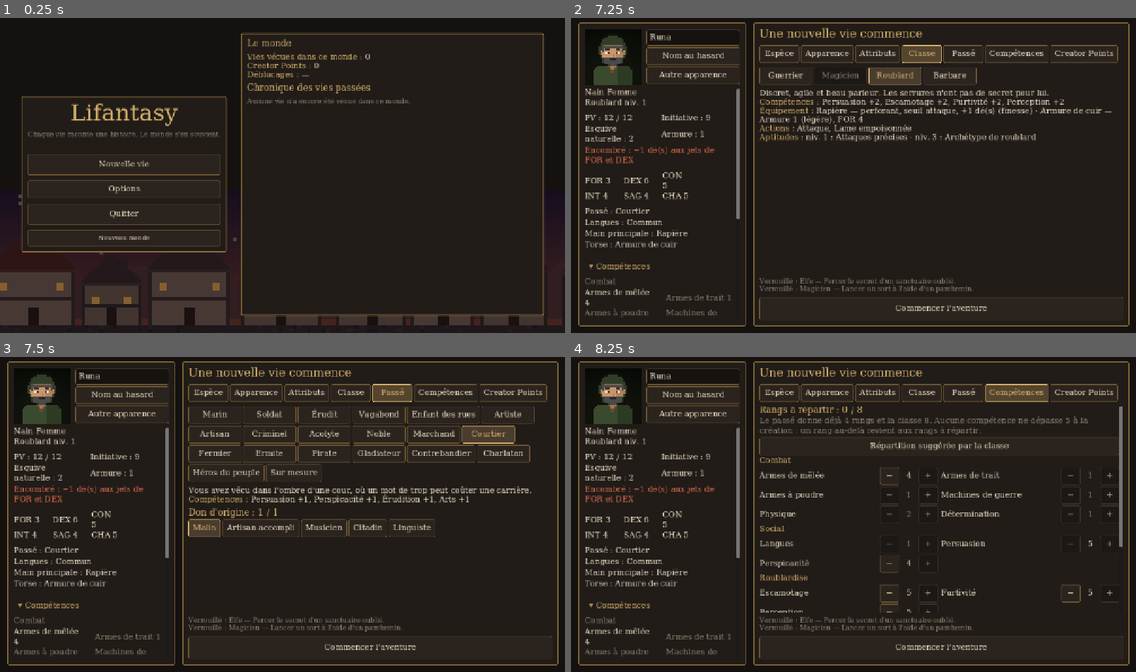
Above: before the commit, frames 1-4 (two rows, left to right).
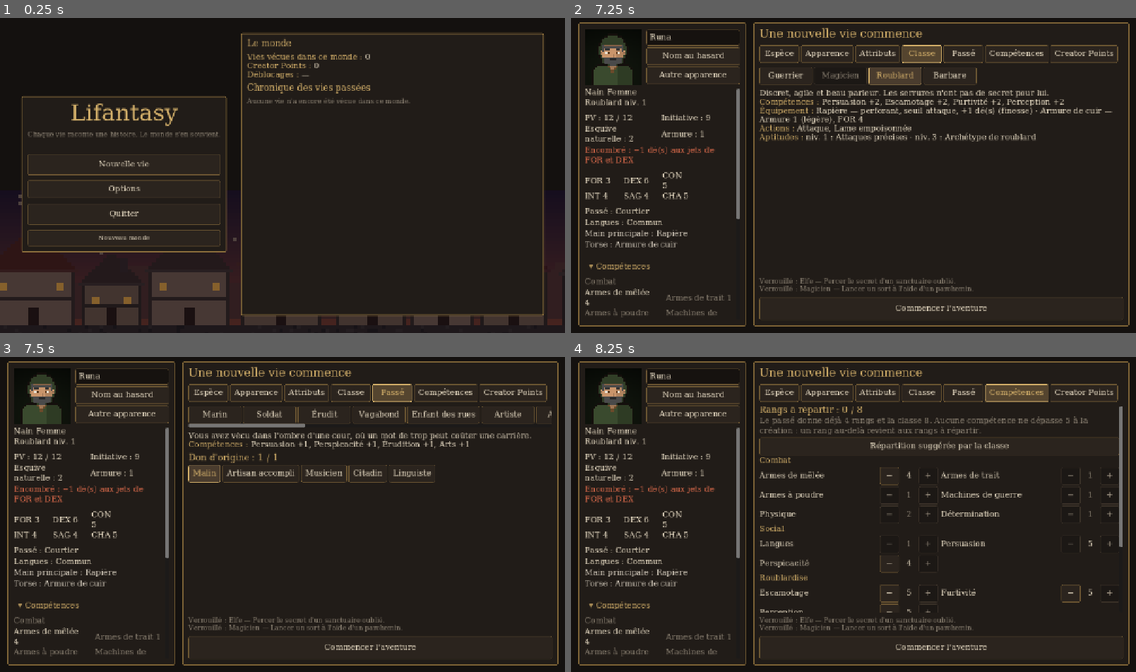
Above: after the commit, the same moments.

Repository: Zanzartiste/Smol_RPG_D10
Game: Godot game, scene res://scenes/title.tscn
Same seed, same stepped clock (60 frames per second), same inputs: the game is played once before the commit and once after it.
Inputs:
- Up to frame 1 (0.25 s): no input
- Up to frame 2 (7.25 s): click "Nouvelle vie" at 0.5 s; click "Nom au hasard" at 1.25 s; click "Autre apparence" at 2 s; click "▾ Compétences" at 2.75 s; click "▸ Compétences" at 3.5 s; click "Espèce" at 4.25 s; click "Apparence" at 5 s; click "Attributs" at 5.75 s; click "Classe" at 6.5 s
- Up to frame 3 (7.5 s): click "Passé" at 7.25 s
- Up to frame 4 (8.25 s): click "Compétences" at 8 s

Frames 1-2 are identical in both runs. In frame 3, 6.3% of the frame differs, in the area x 33-98%, y 15-58%; in frame 4, nothing differs.

Commit message:
Mana : niveau de lanceur × 2, le manque se paie en PV ; création : listes longues sur une ligne qui défile
Co-Authored-By: Claude Opus 5.5 <noreply@anthropic.com>

Diff:
--- a/claude_rpg/data/rules.json
+++ b/claude_rpg/data/rules.json
@@ -105,6 +105,7 @@
 		{"id": "orc", "name": "Orque"},
 		{"id": "infernal", "name": "Infernal"}
 	],
+	"mana": {"_doc": "Réserve de mana (ressource spell_slot) = niveau de lanceur × per_caster_level ; un sort de niveau N coûte N mana, le manque se paie en PV.", "per_caster_level": 2},
 	"spell_slots": {
 		"_doc": "Table SRD 5.1 par niveau de classe : ligne n = niveau n, colonne i = sorts de niveau i+1. Le jeu en fait une seule réserve d'emplacements (somme pondérée par le niveau ; un sort de niveau N coûte N emplacements) et le niveau de sort le plus haut lançable.",
 		"full": [
--- a/claude_rpg/scripts/combat/combat.gd
+++ b/claude_rpg/scripts/combat/combat.gd
@@ -318,11 +318,17 @@
 	var free := actor.is_free(action)
 	if free and action.get("id", "") == "hide" and not action.get("free", false):
 		actor.cunning_used = true
-	actor.consume(action)
+	var blood := actor.consume(action)
 	if not free:
 		actions_left -= 1
 	var beats: Array[Dictionary] = []
 	_beat(beats, Loc.ui("%s : %s.") % [actor.name, action["name"]])
+	if blood > 0:
+		_beat(beats, Loc.ui("Faute de mana, %s puise %d PV dans sa vie.") % [actor.name, blood])
+		if actor.hp <= 0:
+			_beat(beats, _on_down(actor, actor, "magic"))
+			_check_end()
+			return beats
 	if await _counterspell(actor, action, beats):
 		_check_end()
 		return beats
--- a/claude_rpg/scripts/combat/combatant.gd
+++ b/claude_rpg/scripts/combat/combatant.gd
@@ -334,19 +334,28 @@
 	var key := resource_key(action)
 	if key == Spellcasting.SLOT_KEY and character != null and Spellcasting.cost_of(action) > character.max_spell_level():
 		return Loc.ui("sort de niveau trop élevé")
-	if key != "" and character != null and int(character.resources.get(key, 0)) < resource_amount(action):
+	if key != "" and key != Spellcasting.SLOT_KEY and character != null and int(character.resources.get(key, 0)) < resource_amount(action):
 		return Loc.ui("pas assez d'%s") % Actions.resource_name(key) if key == Spellcasting.SLOT_KEY \
 			else Loc.ui("plus d'%s") % Actions.resource_name(key)
 	return ""
 
 
-## Décompte une utilisation (par combat) et la ressource éventuelle (emplacement de sort…).
-func consume(action: Dictionary) -> void:
+## Décompte une utilisation (par combat) et la ressource éventuelle (mana…). Le mana manquant se paie
+## en PV (jusqu'à 0) : retourne les PV dépensés.
+func consume(action: Dictionary) -> int:
 	if action.has("per_combat"):
 		uses[action["id"]] = int(uses.get(action["id"], 0)) - 1
 	var key := resource_key(action)
-	if key != "" and character != null:
-		character.resources[key] = int(character.resources.get(key, 0)) - resource_amount(action)
+	if key == "" or character == null:
+		return 0
+	var have := int(character.resources.get(key, 0))
+	var cost := resource_amount(action)
+	character.resources[key] = maxi(0, have - cost)
+	if key != Spellcasting.SLOT_KEY or cost <= have:
+		return 0
+	var blood := mini(cost - have, hp)
+	hp -= blood
+	return blood
 
 
 # --- États -------------------------------------------------------------------
--- a/claude_rpg/scripts/events/effects.gd
+++ b/claude_rpg/scripts/events/effects.gd
@@ -108,7 +108,7 @@
 			"long_rest":
 				for member in life.party():
 					member.long_rest()
-				lines.append(Loc.ui("PV et emplacements de sort restaurés."))
+				lines.append(Loc.ui("PV et mana restaurés."))
 			"recruit":
 				if life.has_companion(e["companion"]):
 					pass
--- a/claude_rpg/scripts/rules/actions.gd
+++ b/claude_rpg/scripts/rules/actions.gd
@@ -49,6 +49,6 @@
 
 ## Nom lisible d'une ressource (ex. "spell_slot" -> « emplacements de sort »).
 static func resource_name(resource_id: String) -> String:
-	return {"spell_slot": Loc.ui("emplacements de sort"), "indomitable": Loc.ui("Inflexible"),
+	return {"spell_slot": Loc.ui("mana"), "indomitable": Loc.ui("Inflexible"),
 		"relentless_endurance": Loc.ui("Endurance implacable"),
 		"magic_initiate": Loc.ui("Initié à la magie")}.get(resource_id, resource_id)
--- a/claude_rpg/scripts/rules/class_features.gd
+++ b/claude_rpg/scripts/rules/class_features.gd
@@ -40,4 +40,4 @@
 
 ## Ex. « 8 emplacements de sort (sorts jusqu'au niveau 2) ».
 static func slots_text(total: int, max_level: int) -> String:
-	return Loc.ui("%d emplacements de sort (sorts jusqu'au niveau %d)") % [total, max_level]
+	return Loc.ui("%d mana (sorts jusqu'au niveau %d)") % [total, max_level]
--- a/claude_rpg/scripts/rules/spellcasting.gd
+++ b/claude_rpg/scripts/rules/spellcasting.gd
@@ -9,10 +9,10 @@
 ##   spells        : {"equipped_base", "equipped_per_magic_rank"} : nombre de sorts équipés (les tours de
 ##                   magie sont toujours prêts, en plus).
 ##
-## Emplacements simplifiés (décision du 2026-10-13) : une seule réserve, la ressource "spell_slot". Sa
-## taille vaut la somme de la table pondérée par le niveau (2 sorts de niveau 1 et 1 de niveau 2 font 4
-## emplacements) ; lancer un sort de niveau N coûte N emplacements. La table fixe aussi le niveau de sort
-## le plus haut qu'on peut lancer.
+## Mana (décision du 2026-10-15) : une seule réserve, la ressource "spell_slot" (affichée « mana »). Sa
+## taille vaut niveau de lanceur × rules.json › mana › per_caster_level (2) ; un demi-lanceur compte la
+## moitié de ses niveaux. Lancer un sort de niveau N coûte N mana (tours de magie gratuits) ; le mana
+## manquant se paie en PV, jusqu'à 0. La table spell_slots ne fixe plus que le niveau de sort le plus haut.
 ## Une action qui en consomme s'écrit {"cost": "spell_slot", "spell_level": 1} ; un effet peut préciser
 ## "upcast": 1 (dés de dégâts en plus par niveau au-delà de spell_level).
 
@@ -34,10 +34,10 @@
 
 ## Emplacements d'une progression ("full", "half") à un niveau de classe : {"spell_slot": N} (vide si 0).
 static func slots(progression: String, class_level: int) -> Dictionary:
-	var total := 0
-	var row := _row(progression, class_level)
-	for i in row.size():
-		total += int(row[i]) * (i + 1)
+	if _row(progression, class_level).is_empty():
+		return {}
+	var caster_level := class_level if progression == "full" else class_level / 2
+	var total := caster_level * int(DB.rules.get("mana", {}).get("per_caster_level", 2))
 	return {SLOT_KEY: total} if total > 0 else {}
 
 
--- a/claude_rpg/scripts/ui/character_sheet.gd
+++ b/claude_rpg/scripts/ui/character_sheet.gd
@@ -27,7 +27,7 @@
 	t += "[color=%s]%s[/color] %d    [color=%s]XP[/color] %d\n" % [gold, Loc.ui("Niveau"), ch.level, gold, ch.xp]
 	for resource_id: String in ch.max_resources():
 		if Spellcasting.is_slot(resource_id):
-			t += "[color=%s]%s[/color] %d / %d (%s)\n" % [gold, Loc.ui("Emplacements de sort"),
+			t += "[color=%s]%s[/color] %d / %d (%s)\n" % [gold, Loc.ui("Mana"),
 				int(ch.resources.get(resource_id, 0)), ch.max_resource(resource_id),
 				Loc.ui("sorts jusqu'au niveau %d") % ch.max_spell_level()]
 		else:
--- a/claude_rpg/scripts/ui/creation.gd
+++ b/claude_rpg/scripts/ui/creation.gd
@@ -91,7 +91,7 @@
 	var classes := _fill_buttons(class_buttons, DB.classes, Meta.is_class_available, _on_class_selected)
 	_species_buttons = species
 	_class_buttons = classes
-	var backgrounds := _fill_buttons(background_buttons, DB.backgrounds, func(_id): return true, _on_background_selected)
+	var backgrounds := _fill_buttons(_scroll_row(background_buttons), DB.backgrounds, func(_id): return true, _on_background_selected)
 	var genders := _fill_buttons(gender_buttons, _index(DB.rules["genders"]), func(_id): return true, _on_gender_selected)
 	_build_ability_grid()
 	_build_upgrade_grid()
@@ -171,6 +171,21 @@
 		container.add_child(button)
 		buttons[id] = button
 	return buttons
+
+
+## Remplace `container` (à sa place) par une ligne horizontale qui défile ; retourne la ligne à remplir.
+func _scroll_row(container: Control) -> HBoxContainer:
+	var scroll := ScrollContainer.new()
+	scroll.vertical_scroll_mode = ScrollContainer.SCROLL_MODE_DISABLED
+	scroll.horizontal_scroll_mode = ScrollContainer.SCROLL_MODE_AUTO
+	scroll.size_flags_horizontal = Control.SIZE_EXPAND_FILL
+	var row := HBoxContainer.new()
+	scroll.add_child(row)
+	var parent := container.get_parent()
+	parent.add_child(scroll)
+	parent.move_child(scroll, container.get_index())
+	container.queue_free()
+	return row
 
 
 ## Grille de l'achat de points : Attribut | − | valeur | + | +2 | +1 | total (modificateur).
@@ -418,8 +433,11 @@
 		title.text = tr("%s : %d / %d") % [spec.get("name", ""), values.size(), count]
 		title.theme_type_variation = &"SectionLabel"
 		box.add_child(title)
-		var flow := HFlowContainer.new()
+		# Liste longue (passé Sur mesure : tous les dons, toutes les compétences) : une seule ligne qui défile.
+		var flow: Container = HFlowContainer.new()
 		box.add_child(flow)
+		if Choices.raw_options(spec).size() > 6:
+			flow = _scroll_row(flow)
 		for value: String in Choices.raw_options(spec):
 			var button := Button.new()
 			button.text = Choices.value_name(spec, value)
@@ -746,7 +764,7 @@
 		_field(tr("Équipement :"), " · ".join(gear))] + "\n" + _field(tr("Actions :"),
 		", ".join(PackedStringArray(cls.get("actions", []).map(func(id): return Actions.name_of(id)))))
 	if cls.has("spell_slots"):
-		text += "\n" + _field(tr("Sorts :"), tr("emplacements de sort qui augmentent avec le niveau (au niveau 1 : %s)") %
+		text += "\n" + _field(tr("Sorts :"), tr("mana qui augmente avec le niveau (au niveau 1 : %s)") %
 			ClassFeatures.slots_text(int(Spellcasting.slots(cls["spell_slots"], 1).get(Spellcasting.SLOT_KEY, 0)),
 				Spellcasting.max_level(cls["spell_slots"], 1)))
 	var features := PackedStringArray()
--- a/claude_rpg/scripts/ui/side_drawer.gd
+++ b/claude_rpg/scripts/ui/side_drawer.gd
@@ -380,8 +380,8 @@
 	_member_selector(func(c): return c.max_resource(Spellcasting.SLOT_KEY) > 0 or not c.known_spells().is_empty())
 	var ch := member
 	_add_label(tr("Sorts de %s") % ch.name, "", "SectionLabel")
-	_add_label(tr("Emplacements : %d / %d") % [int(ch.resources.get(Spellcasting.SLOT_KEY, 0)), ch.max_resource(Spellcasting.SLOT_KEY)],
-		tr("Un sort de niveau N coûte N emplacements. Un repos long les restaure.\nSorts jusqu'au niveau %d.") % ch.max_spell_level())
+	_add_label(tr("Mana : %d / %d") % [int(ch.resources.get(Spellcasting.SLOT_KEY, 0)), ch.max_resource(Spellcasting.SLOT_KEY)],
+		tr("Un sort de niveau N coûte N mana ; le mana manquant se paie en PV. Un repos long le restaure.\nSorts jusqu'au niveau %d.") % ch.max_spell_level())
 	_add_label(tr("Sorts équipés : %d / %d") % [ch.equipped_spells.size(), ch.max_equipped_spells()],
 		tr("Seuls les sorts équipés sont utilisables en combat : 2 + rang de %s (%d). Les tours de magie sont toujours prêts, en plus.") % [
 			Skills.name_of(ch.spell_skill()), ch.skill_rank(Skills.SPELL)])
--- a/claude_rpg/tests/test_runner.gd
+++ b/claude_rpg/tests/test_runner.gd
@@ -975,7 +975,9 @@
 	await combat.perform(mage, missile, combat.living("enemy")[0])
 	await combat.perform(mage, missile, combat.living("enemy")[0] if not combat.living("enemy").is_empty() else null)
 	_expect(Game.life.character.resources["spell_slot"] == 0, "projectile magique : 2 emplacements dépensés")
-	_expect(combat.action_unavailable_reason(mage, missile) == "pas assez d'emplacements de sort", "plus d'emplacement")
+	_expect(mage.unavailable_reason(missile) == "", "plus de mana : le sort reste possible, payé en PV")
+	var hp_before := mage.hp
+	_expect(mage.consume(missile) == 1 and mage.hp == hp_before - 1 and Game.life.character.resources["spell_slot"] == 0, "mana manquant : 1 PV par point")
 	Game.finish_combat()
 	Effects.apply_all([{"type": "long_rest"}], Game.life, Meta)
 	_expect(Game.life.character.resources["spell_slot"] == 2, "repos long : emplacements restaurés")
@@ -1120,9 +1122,9 @@
 
 
 func _test_spell_progression() -> bool:
-	_expect(Spellcasting.slots("full", 1) == {"spell_slot": 2} and Spellcasting.slots("full", 5) == {"spell_slot": 4 + 3 * 2 + 2 * 3},
-		"une seule réserve : la table SRD pondérée par le niveau des sorts")
-	_expect(Spellcasting.slots("half", 1).is_empty() and Spellcasting.slots("half", 5) == {"spell_slot": 4 + 2 * 2},
+	_expect(Spellcasting.slots("full", 1) == {"spell_slot": 2} and Spellcasting.slots("full", 5) == {"spell_slot": 10},
+		"mana : niveau de lanceur × 2")
+	_expect(Spellcasting.slots("half", 1).is_empty() and Spellcasting.slots("half", 5) == {"spell_slot": 4},
 		"demi-lanceur : rien au niveau 1")
 	_expect(Spellcasting.max_level("full", 5) == 3 and Spellcasting.max_level("full", 20) == 9 and Spellcasting.max_level("half", 1) == 0,
 		"niveau de sort le plus haut selon la table")
@@ -1133,9 +1135,9 @@
 	mage.resources["spell_slot"] = 0
 	mage.add_xp(Progression.xp_for(3) - mage.xp)
 	_level_up(mage)
-	_expect(mage.resources["spell_slot"] == 6, "montée de niveau : les emplacements gagnés sont disponibles, les dépensés le restent")
+	_expect(mage.resources["spell_slot"] == 4, "montée de niveau : les emplacements gagnés sont disponibles, les dépensés le restent")
 	mage.long_rest()
-	_expect(mage.resources == {"spell_slot": 8} and mage.max_spell_level() == 2, "repos long : tous les emplacements")
+	_expect(mage.resources == {"spell_slot": 6} and mage.max_spell_level() == 2, "repos long : tous les emplacements")
 	_expect(ClassFeatures.announce(mage, 3).size() == 2, "annonce : nouvelle aptitude (tradition) et emplacements")
 
 	var old := Character.from_dict({"species_id": "goblin", "class_id": "wizard", "level": 1,
@@ -1183,7 +1185,7 @@
 		"niveau 3 : deux dés de plus")
 	_expect(Actions.def("magic_missile")["effects"][0]["damage"]["dice"] == 3, "l'action de base n'est pas modifiée")
 	await combat.perform(combat.hero, high, combat.living("enemy")[0])
-	_expect(Game.life.character.resources["spell_slot"] == 16 - 3, "lancé au niveau 3 : 3 emplacements dépensés")
+	_expect(Game.life.character.resources["spell_slot"] == Game.life.character.max_resource("spell_slot") - 3, "lancé au niveau 3 : 3 emplacements dépensés")
 	Game.combat = null
 
 	# Parchemin : le sort part une fois, avec la compétence Langues, sans emplacement ; il débloque le Magicien.
Not shown, changed: docs/questions_suite.md
Not shown, changed: docs/systeme_de_jeu.md
